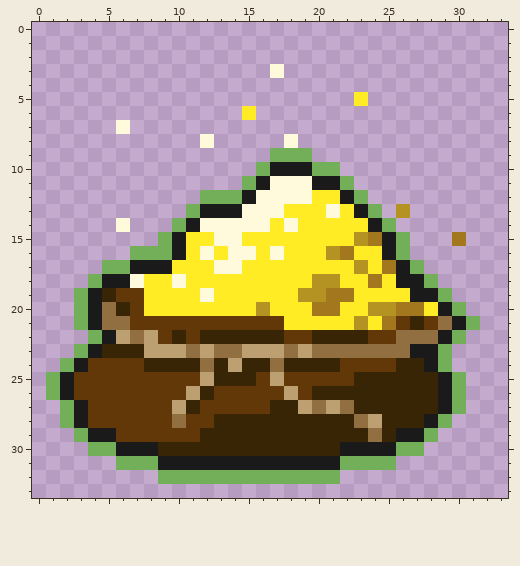
Pixel-art sprite -- CoolLoaders-OvertimeCargo/Sprites/goldDust.png. Above, as it was before the edit.
The file is 34x34 pixels. Colours within 5 levels of each other are drawn and written as one.
After:
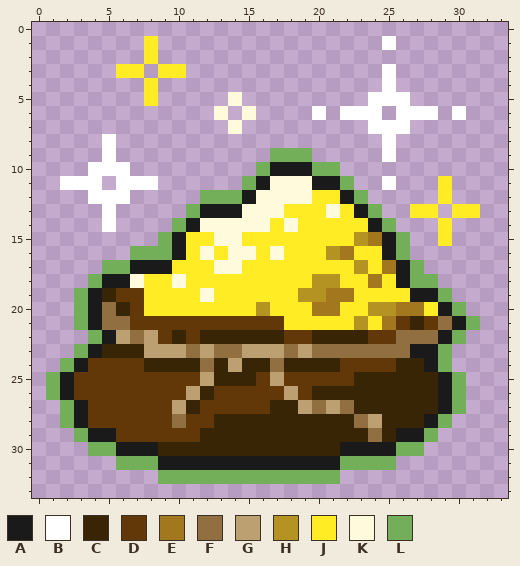
Palette (. is transparent): A #1a1a1a  B #ffffff  C #382505  D #623809  E #a3771d  F #916f40  G #bca071  H #b59323  J #ffec25  K #fffadc  L #73af58
Edits made:
Changed rows in their new state; - is an unchanged pixel.
first column x 2:
 1 ------J----------------B------
 2 ------J-----------------------
 3 ----JJ-JJ------.-------B------
 4 ------J----------------B------
 5 ------J-----K--------.BBB-----
 6 -----------K-K----B-BBB-BBB-B-
 7 ----.-------K---------BBB-----
 8 ---B------.-----.------B------
 9 ---B-------------------B------
10 --BBB-------------------------
11 BBB-BBB----------------B---J--
12 --BBB----------------------J--
13 ---B--------------------.JJ-JJ
14 ---B.----------------------J--
15 ---------------------------J.-
18 -------------------------L----
Boxes around the changes in both pictures, in picture pixels (x1, y1, x2, y2):
changed: (60, 36, 480, 288)
